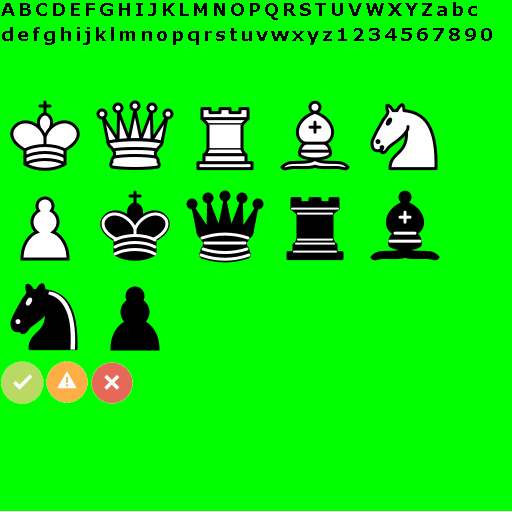
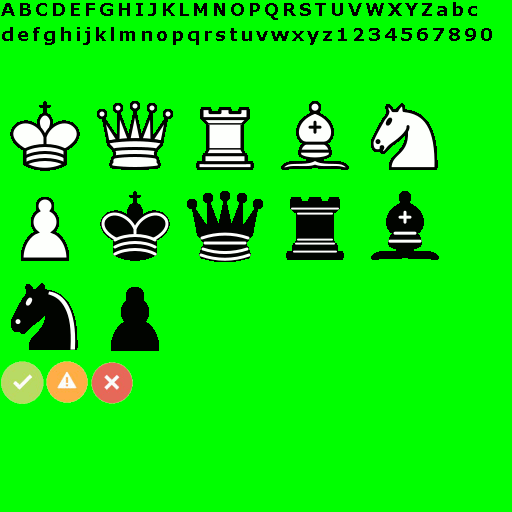
The second (512, 512) image is a revision of the first. Changes to its layers:
removed group "Icons" (3 layers) over [1, 361, 133, 404]
removed layer "Pasted Layer" from group "Icons" over [1, 361, 44, 404]
removed layer "Pasted Layer #1" from group "Icons" over [91, 362, 133, 404]
removed layer "Pasted Layer #2" from group "Icons" over [46, 361, 88, 403]
added layer "Icons" above "ABCDEFGHIJKLMNO..." over [1, 361, 133, 404]
removed group "Chess Peices" (12 layers) over [10, 100, 440, 351]
removed layer "Chess_kdt45.svg.png" from group "Chess Peices" over [100, 190, 170, 261]
removed layer "Chess_klt45.svg.png" from group "Chess Peices" over [10, 100, 80, 171]
removed layer "Chess_qlt45.svg.png" from group "Chess Peices" over [96, 100, 174, 170]
removed layer "Chess_nlt45.svg.png #1" from group "Chess Peices" over [370, 103, 438, 171]
removed layer "Chess_plt45.svg.png" from group "Chess Peices" over [20, 196, 70, 261]
removed layer "Chess_blt45.svg.png" from group "Chess Peices" over [280, 100, 350, 171]
removed layer "Chess_rlt45.svg.png" from group "Chess Peices" over [196, 107, 254, 171]
removed layer "Chess_pdt45.svg.png" from group "Chess Peices" over [110, 286, 160, 351]
removed layer "Chess_ndt45.svg.png" from group "Chess Peices" over [10, 283, 78, 351]
removed layer "Chess_bdt45.svg.png" from group "Chess Peices" over [370, 190, 440, 261]
removed layer "Chess_rdt45.svg.png" from group "Chess Peices" over [286, 197, 344, 261]
removed layer "Chess_qdt45.svg.png" from group "Chess Peices" over [186, 190, 264, 263]
removed layer "Background" over [1, 100, 440, 404]
added layer "Chess Peices" above "bacjgriound" over [10, 101, 439, 351]
added layer "bacjgriound" over [0, 100, 512, 512]
